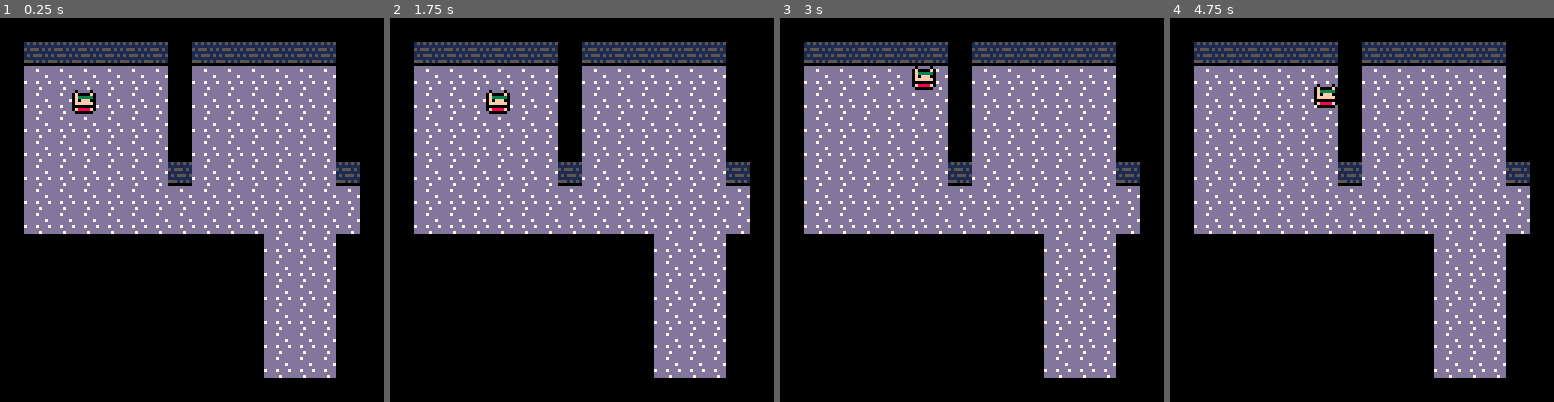
Above: before the commit, frames 1-4 (left to right).
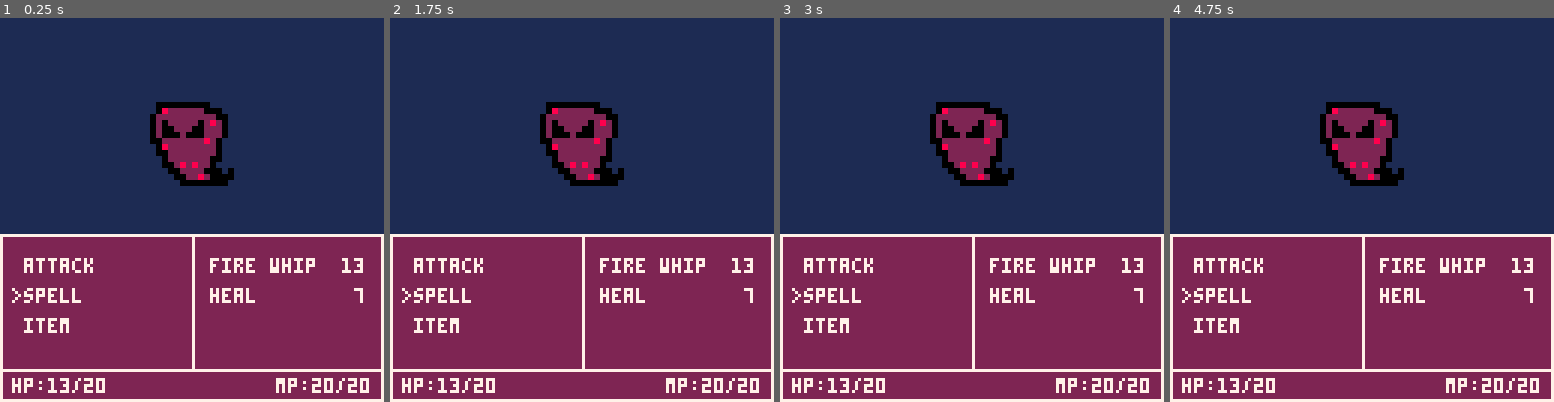
Above: after the commit, the same moments.

Repository: chrislewisdev/tbg
Game: PICO-8 cartridge pico/tbg.p8
Two runs of this game, one before a commit and one after it. Both use one fixed random seed, a clock stepped at 60 frames per second and the inputs below.
Inputs:
- Up to frame 1 (0.25 s): no input
- Up to frame 2 (1.75 s): hold Right from 1.6 s (still down)
- Up to frame 3 (3 s): release Right at 2.1 s; hold Up 2.15-2.42 s; hold Right from 2.47 s (still down)
- Up to frame 4 (4.75 s): release Right at 3.03 s; hold Left 3.08-3.58 s; hold Down 3.63-3.97 s; hold Right 4.02-4.68 s; hold Up from 4.73 s (still down)

The runs differ from the first frame. In frame 1, 97% of the frame differs, in the area x 0-100%, y 0-100%; in frame 2, 97%; in frame 3, 97%; in frame 4, 97%.

Commit message:
Battle mockup for pico8

Diff:
--- a/pico/tbg.p8
+++ b/pico/tbg.p8
@@ -6,8 +6,8 @@
  palt(0,false)
  palt(14,true)
  state={
-  update=update_game,
-  draw=draw_game
+  update=update_battle,
+  draw=draw_battle
  }
  globalstate={
   player={
@@ -34,6 +34,27 @@
  cls()
  map(0,0,0,0,16,16)
  spr(1,gs.player.sx,gs.player.sy)
+end
+
+function update_battle(gs)
+
+end
+
+function draw_battle(gs)
+ cls(1)
+ rectfill(0,72,127,127,2)
+ rect(0,72,127,127,7)
+ line(0,117,127,117,7)
+ line(64,72,64,117)
+ print("hp:13/20",4,120)
+ print("mp:20/20",92,120)
+ print("attack",8,80)
+ print("spell",8,90)
+ print("item",8,100)
+ print(">",4,90)
+ print("fire whip  13",70,80)
+ print("heal        7",70,90)
+ sspr(0,8,16,16,48,24,32,32)
 end
 
 function _update60()
@@ -115,6 +136,22 @@
 0070070000000000000000007ddd7ddd111111110000000000000000000000000000000000000000000000000000000000000000000000000000000000000000
 000000000f8888f000000000dddddddd555151510000000000000000000000000000000000000000000000000000000000000000000000000000000000000000
 00000000e000000e00000000ddddd7dd000000000000000000000000000000000000000000000000000000000000000000000000000000000000000000000000
+eeeeeeeeeeeeeeee0000000000000000000000000000000000000000000000000000000000000000000000000000000000000000000000000000000000000000
+eeeeeeeeeeeeeeee0000000000000000000000000000000000000000000000000000000000000000000000000000000000000000000000000000000000000000
+ee000000000eeeee0000000000000000000000000000000000000000000000000000000000000000000000000000000000000000000000000000000000000000
+ee08222222000eee0000000000000000000000000000000000000000000000000000000000000000000000000000000000000000000000000000000000000000
+e0222222222200ee0000000000000000000000000000000000000000000000000000000000000000000000000000000000000000000000000000000000000000
+e0202222202820ee0000000000000000000000000000000000000000000000000000000000000000000000000000000000000000000000000000000000000000
+e0200222002220ee0000000000000000000000000000000000000000000000000000000000000000000000000000000000000000000000000000000000000000
+e0200020002220ee0000000000000000000000000000000000000000000000000000000000000000000000000000000000000000000000000000000000000000
+e002222222820eee0000000000000000000000000000000000000000000000000000000000000000000000000000000000000000000000000000000000000000
+ee08222222220eee0000000000000000000000000000000000000000000000000000000000000000000000000000000000000000000000000000000000000000
+ee00222222220eee0000000000000000000000000000000000000000000000000000000000000000000000000000000000000000000000000000000000000000
+eee0222222200eee0000000000000000000000000000000000000000000000000000000000000000000000000000000000000000000000000000000000000000
+eee002828220eeee0000000000000000000000000000000000000000000000000000000000000000000000000000000000000000000000000000000000000000
+eeee002222000e0e0000000000000000000000000000000000000000000000000000000000000000000000000000000000000000000000000000000000000000
+eeeee0022820000e0000000000000000000000000000000000000000000000000000000000000000000000000000000000000000000000000000000000000000
+eeeeee00000000ee0000000000000000000000000000000000000000000000000000000000000000000000000000000000000000000000000000000000000000
 __map__
 0202020202020202020202020202020202000000000000000000000000000000000000000000000000000000000000000000000000000000000000000000000000000000000000000000000000000000000000000000000000000000000000000000000000000000000000000000000000000000000000000000000000000000
 0204040404040402040404040404020202000000000000000000000000000000000000000000000000000000000000000000000000000000000000000000000000000000000000000000000000000000000000000000000000000000000000000000000000000000000000000000000000000000000000000000000000000000
Not shown, removed: pico/edit.bat
